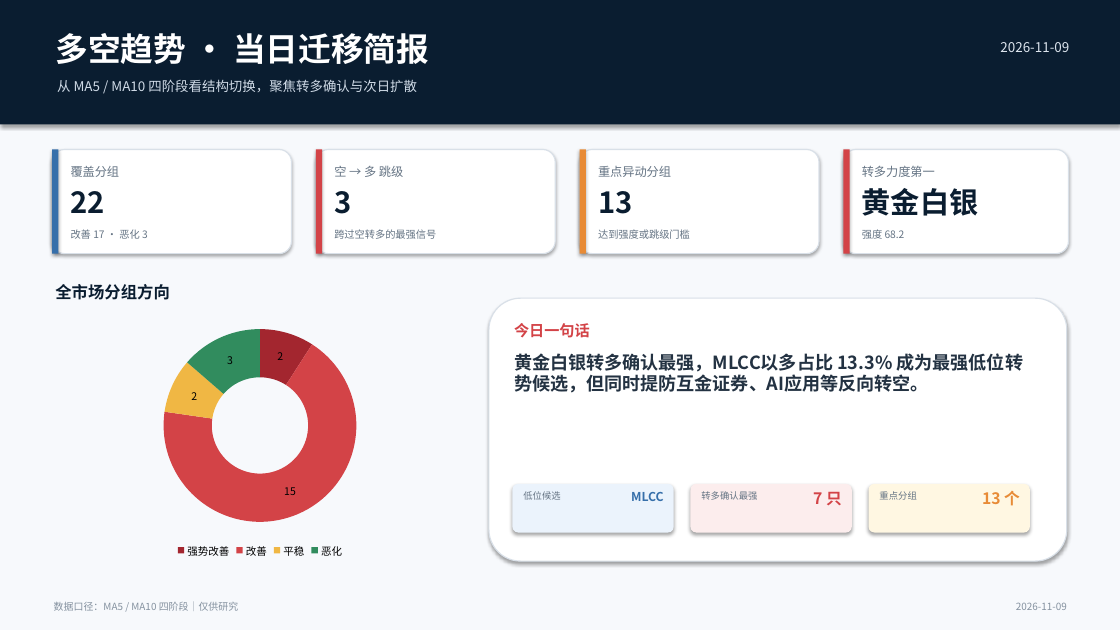
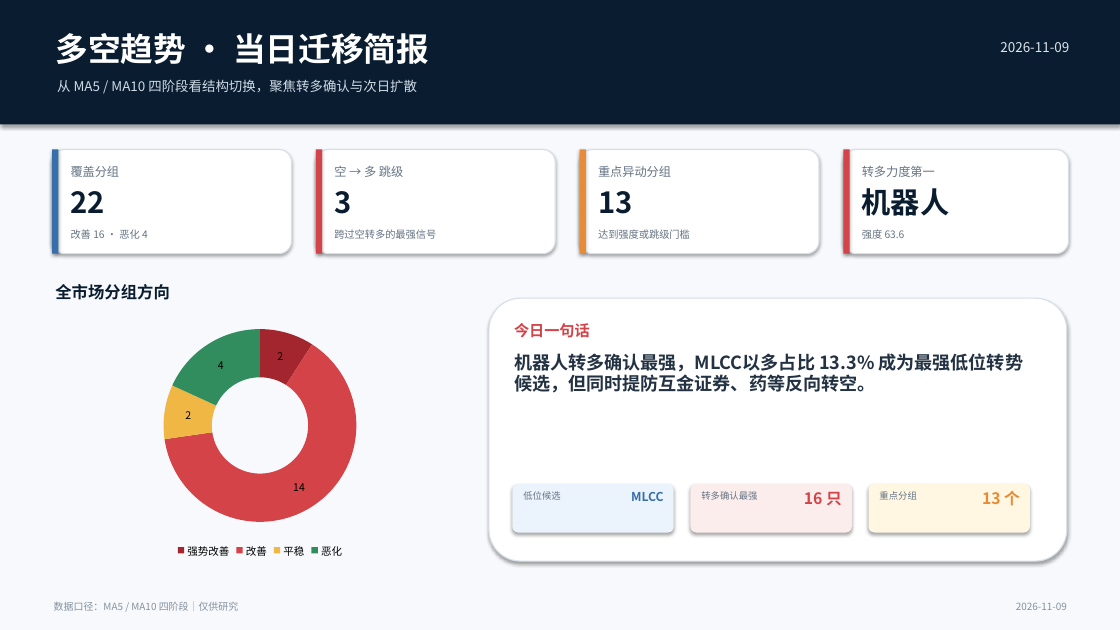
Before and after one commit to nancybhc/a-share-blast-lab, a slide deck: slide 1 of assets/多空阶段简报_2026-11-09.pptx. Drawn at 1120x630 pixels with LibreOffice and Linux fonts; fonts in the diff are those of the drawing. Boxes give left, top, right and bottom in pixels: in the first picture for what was removed or moved away, otherwise in the second. Text is boxed around its words. In the diff, an @@ line names an element or a change of style, - is before the commit and + after.

```diff
--- a/assets/多空阶段简报_2026-11-09.pptx
+++ b/assets/多空阶段简报_2026-11-09.pptx
@@ text at bbox=[862, 188, 949, 216]: text changed @@
-黄金白银
+机器人
@@ text at bbox=[71, 229, 148, 239]: text changed @@
-改善 17 · 恶化 3
+改善 16 · 恶化 4
@@ text at bbox=[862, 229, 905, 239]: text changed @@
-强度 68.2
+强度 63.6
@@ doughnut chart at bbox=[60, 318, 460, 561] @@
@@ Series 1, 改善: 15 to 14 @@
@@ Series 1, 恶化: 3 to 4 @@
@@ text at bbox=[514, 353, 1024, 393]: text changed @@
-黄金白银转多确认最强，MLCC以多占比 13.3% 成为最强低位转势候选，但同时提防互金证券、AI应用等反向转空。
+机器人转多确认最强，MLCC以多占比 13.3% 成为最强低位转势候选，但同时提防互金证券、药等反向转空。
@@ text at bbox=[804, 492, 842, 505]: text changed @@
-7 只
+16 只
```
Also in this commit, not shown: 3 other slides changed, 9 other files.
